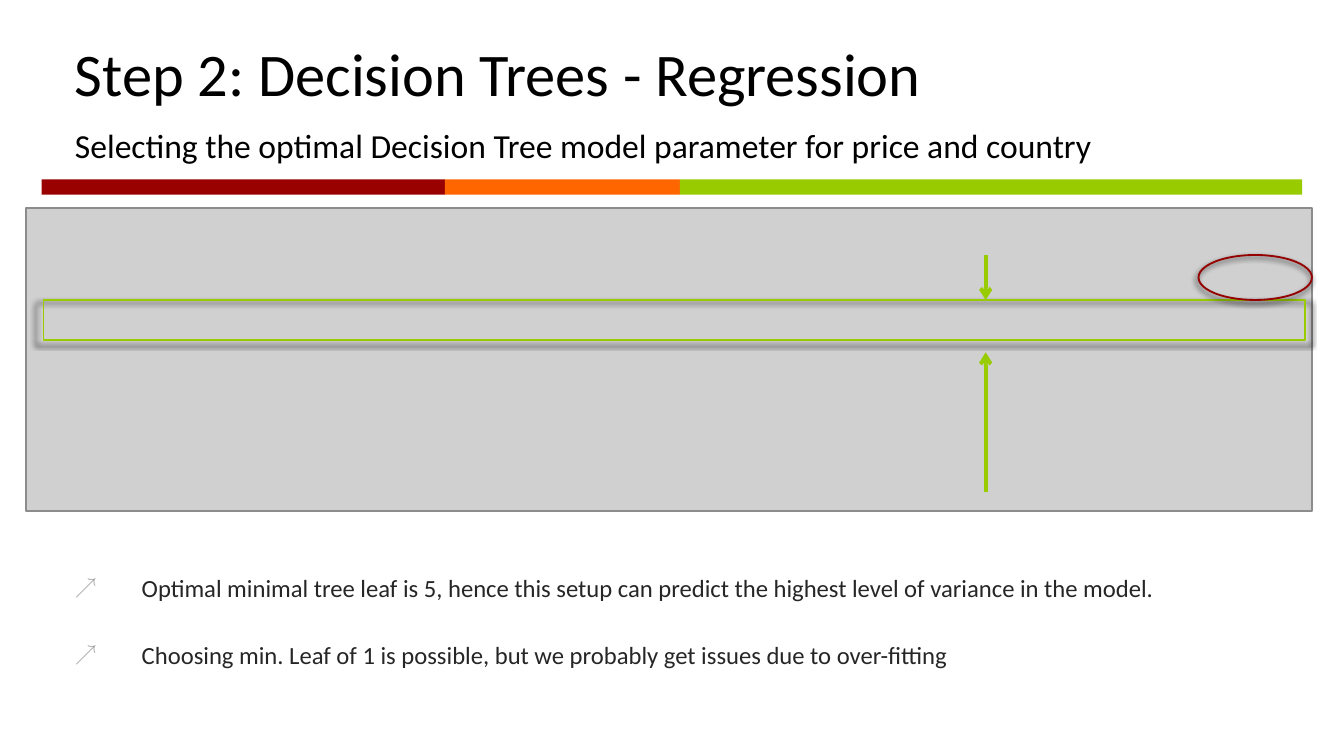
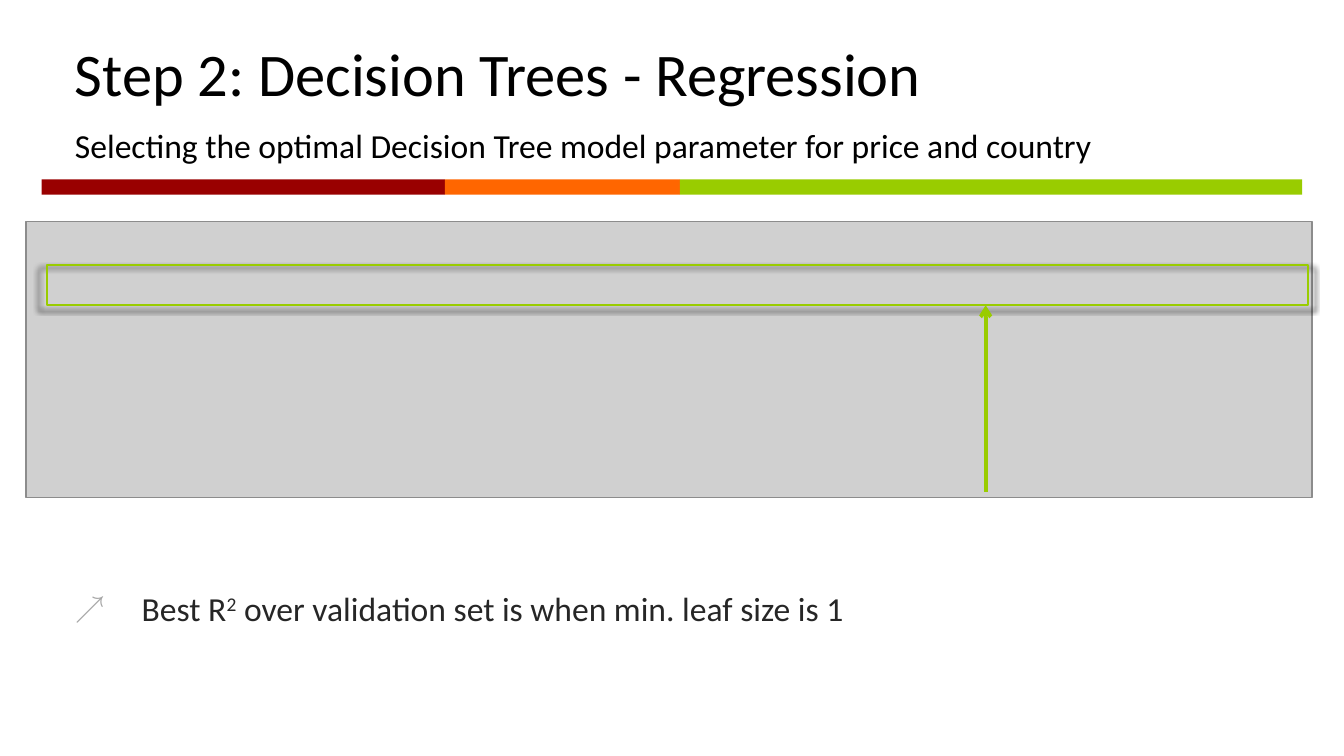
Before and after one commit to linreg2/Project1, a slide deck: slide 8 of project1_presentation.pptx. Drawn at 1344x756 pixels with LibreOffice and Linux fonts; fonts in the diff are those of the drawing; grey boxes stand for pictures; background and template pictures are left out. Boxes give left, top, right and bottom in pixels: in the first picture for what was removed or moved away, otherwise in the second. Text is boxed around its words. In the diff, an @@ line names an element or a change of style, - is before the commit and + after.

```diff
--- a/project1_presentation.pptx
+++ b/project1_presentation.pptx
@@ picture: place and size @@
-picture at (26, 208, 1312, 511)
+picture at (26, 222, 1312, 497)
@@ rectangle: place and size @@
-rectangle at (43, 300, 1305, 340)
+rectangle at (47, 265, 1309, 305)
@@ arrow removed from (985, 255) to (985, 300) @@
@@ ellipse removed at (1199, 255, 1312, 300) @@
@@ arrow moved from (985, 492) - (985, 352) to (985, 492) - (985, 305) @@
@@ text at (142, 597, 843, 622): text changed; size 13.2 to 18 pt @@
-↗ Optimal minimal tree leaf is 5, hence this setup can predict the highest level of variance in the model.
-↗ Choosing min. Leaf of 1 is possible, but we probably get issues due to over-fitting
+↗ Best R2 over validation set is when min. leaf size is 1
```
Also in this commit, not shown: 12 other slides changed, 2 other files.
